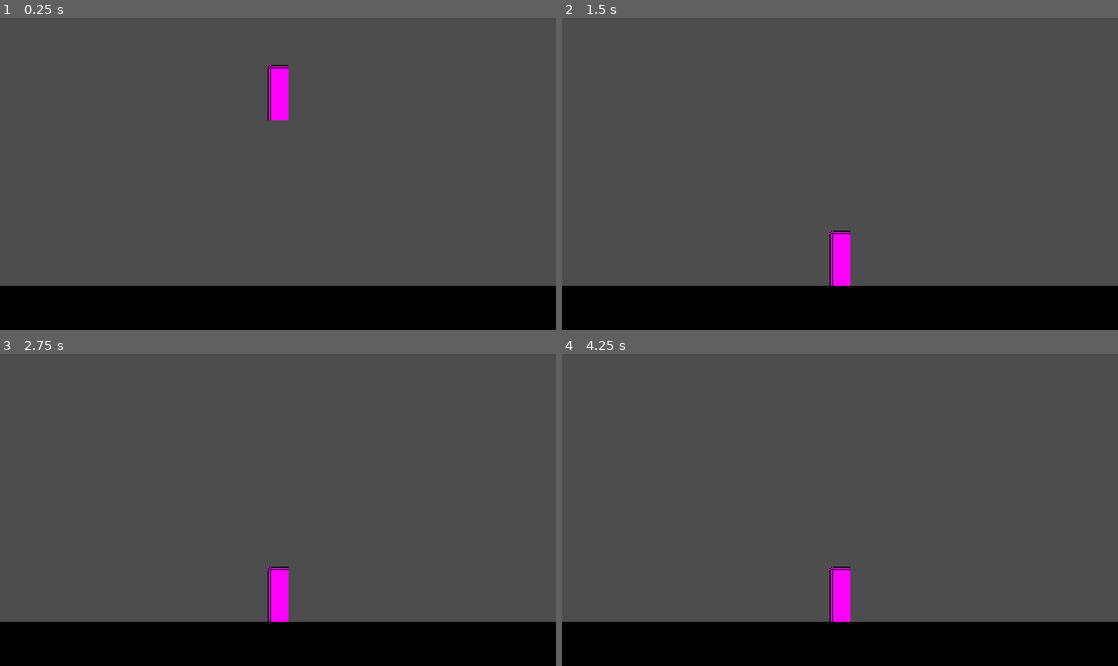
Above: before the commit, frames 1-4 (two rows, left to right).
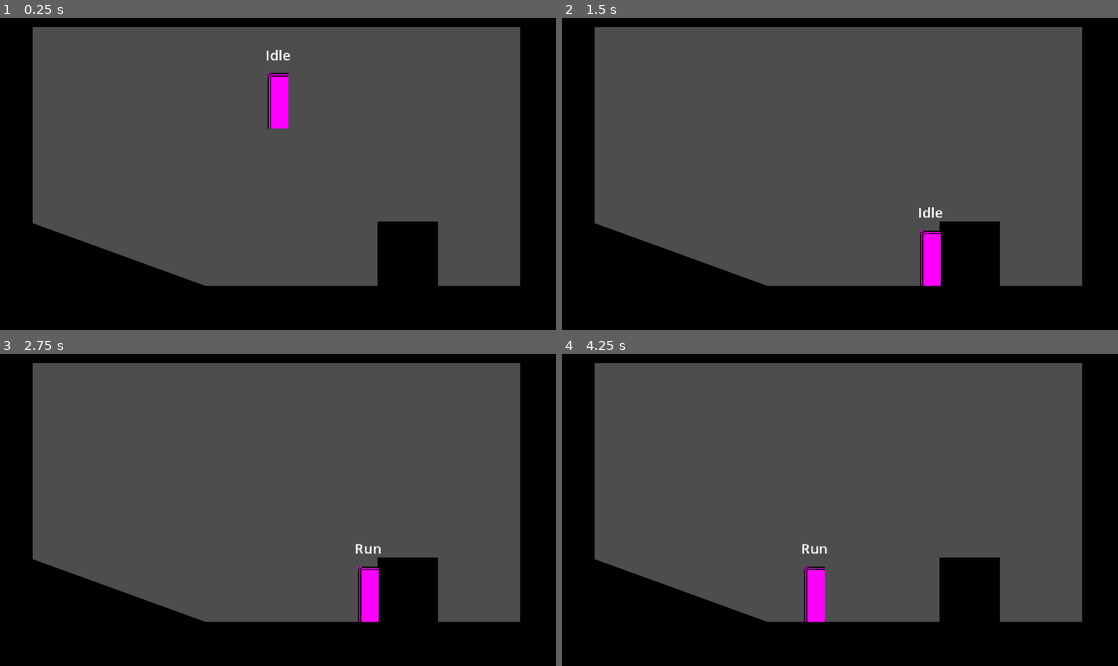
Above: after the commit, the same moments.

Repository: starssoulss/Metroidvania
Game: Godot game, scene res://playground.tscn
Same seed, same stepped clock (60 frames per second), same inputs: the game is played once before the commit and once after it.
Inputs:
- Up to frame 1 (0.25 s): no input
- Up to frame 2 (1.5 s): hold Right (right) 0.53-1.28 s; hold Down (down) from 1.28 s (still down)
- Up to frame 3 (2.75 s): tap Enter at 2 s; release Down (down) at 2.03 s; hold Right (right) from 2.03 s (still down)
- Up to frame 4 (4.25 s): tap Space at 2.75 s; release Right (right) at 2.78 s; hold Up (up) 2.78-3.53 s; tap Enter at 3.5 s; hold Left (left) from 3.53 s (still down)

The runs differ from the first frame. In frame 1, 19% of the frame differs, in the area x 0-100%, y 0-86%; in frame 2, 20%; in frame 3, 20%; in frame 4, 20%.

Commit message:
第一章第3节：奔跑和静止状态

Diff:
--- a/metroidvanid/player/player.tscn
+++ b/metroidvanid/player/player.tscn
@@ -24,7 +24,26 @@
 [node name="States" type="Node" parent="."]
 
 [node name="Idle" type="Node" parent="States"]
+unique_name_in_owner = true
 script = ExtResource("2_rkbax")
 
 [node name="Run" type="Node" parent="States"]
+unique_name_in_owner = true
 script = ExtResource("3_g1dw6")
+
+[node name="Label" type="Label" parent="."]
+anchors_preset = 3
+anchor_left = 1.0
+anchor_top = 1.0
+anchor_right = 1.0
+anchor_bottom = 1.0
+offset_left = -48.0
+offset_top = -72.0
+offset_right = 48.0
+offset_bottom = -49.0
+grow_horizontal = 0
+grow_vertical = 0
+size_flags_horizontal = 4
+theme_override_font_sizes/font_size = 12
+text = "label"
+horizontal_alignment = 1
--- a/metroidvanid/player/scripts/player.gd
+++ b/metroidvanid/player/scripts/player.gd
@@ -1,5 +1,6 @@
 class_name Player extends CharacterBody2D
 
+@export var move_speed : float = 150
 
 #region ///状态机变量
 var states : Array[ PlayState ] #状态数组，初始获得所有，后续只保留当前及上一个状态
@@ -65,6 +66,8 @@
 
 	#设置第一个状态，本例中为Idle
 	change_state( current_state )
+	current_state.enter()
+	$Label.text = current_state.name
 
 	pass
 
@@ -85,17 +88,21 @@
 		pass
 
 	#将新状态置入状态数组首项
-	states.append( new_state )
+	states.push_front( new_state )
 	#进入当前状态
 	current_state.enter()
 	#保持状态数组只有3个项
 	states.resize( 3 )
+	$Label.text = current_state.name
 	pass
 
+#方向更新函数
 func update_direction() -> void:
 	#var prev_direction : Vector2 = direction
 
 	#根据输入获得新的方向
-	direction = Input.get_vector( "left", "right", "up", "down" )
+	var x_axis = Input.get_axis("left", "right")
+	var y_axis = Input.get_axis("down", "up")
+	direction = Vector2(x_axis, y_axis)
 
 	pass
--- a/metroidvanid/player/states/00_player_state.gd
+++ b/metroidvanid/player/states/00_player_state.gd
@@ -5,7 +5,9 @@
 var next_state : PlayState
 
 #region ///所有其他状态的索引
-
+#使用唯一标识方便访问
+@onready var idle: PlayStateIdle = %Idle
+@onready var run: PlayStateRun = %Run
 #endregion
 
 #状态初始化函数
--- a/metroidvanid/player/states/idle.gd
+++ b/metroidvanid/player/states/idle.gd
@@ -17,7 +17,21 @@
 	pass
 
 
-
 #状态处理输入函数,需要传入输入事件
 func handle_input( _event : InputEvent ) -> PlayState:
 	return next_state
+
+#状态帧渲染处理函数
+func process( _delta: float) -> PlayState:
+	if player.direction.x != 0:
+		return run
+	return next_state
+
+
+
+
+#状态物理渲染处理函数
+func physics_process( _delta: float) -> PlayState:
+	#水平向量=0
+	player.velocity.x = 0
+	return next_state
--- a/metroidvanid/player/states/run.gd
+++ b/metroidvanid/player/states/run.gd
@@ -1,5 +1,4 @@
 class_name PlayStateRun extends PlayState
-
 
 
 
@@ -21,3 +20,20 @@
 #状态处理输入函数,需要传入输入事件
 func handle_input( _event : InputEvent ) -> PlayState:
 	return next_state
+
+
+
+#状态帧渲染处理函数
+func process( _delta: float) -> PlayState:
+	if player.direction.x == 0:
+		return idle
+	return next_state
+
+
+
+
+#状态物理渲染处理函数
+func physics_process( _delta: float) -> PlayState:
+	#水平向量等于水平朝向*100
+	player.velocity.x = player.direction.x * player.move_speed
+	return next_state
--- a/metroidvanid/playground.tscn
+++ b/metroidvanid/playground.tscn
@@ -25,5 +25,68 @@
 [node name="CollisionShape2D" type="CollisionShape2D" parent="Sprite2D/StaticBody2D"]
 shape = SubResource("RectangleShape2D_edjgo")
 
+[node name="Sprite2D2" type="Sprite2D" parent="."]
+position = Vector2(96.000015, 231.99998)
+rotation = 0.34906584
+scale = Vector2(5.806311, 1.75)
+texture = SubResource("GradientTexture2D_rupst")
+
+[node name="StaticBody2D" type="StaticBody2D" parent="Sprite2D2"]
+
+[node name="CollisionShape2D" type="CollisionShape2D" parent="Sprite2D2/StaticBody2D"]
+shape = SubResource("RectangleShape2D_edjgo")
+
+[node name="Sprite2D3" type="Sprite2D" parent="."]
+position = Vector2(352, 204)
+scale = Vector2(1.6250004, 1.75)
+texture = SubResource("GradientTexture2D_rupst")
+
+[node name="StaticBody2D" type="StaticBody2D" parent="Sprite2D3"]
+
+[node name="CollisionShape2D" type="CollisionShape2D" parent="Sprite2D3/StaticBody2D"]
+shape = SubResource("RectangleShape2D_edjgo")
+
+[node name="Sprite2D4" type="Sprite2D" parent="."]
+position = Vector2(-4.212188e-06, 132.36362)
+rotation = 1.5707964
+scale = Vector2(9.727273, 1.75)
+texture = SubResource("GradientTexture2D_rupst")
+
+[node name="StaticBody2D" type="StaticBody2D" parent="Sprite2D4"]
+
+[node name="CollisionShape2D" type="CollisionShape2D" parent="Sprite2D4/StaticBody2D"]
+shape = SubResource("RectangleShape2D_edjgo")
+
+[node name="Sprite2D5" type="Sprite2D" parent="."]
+position = Vector2(240.00002, 260)
+scale = Vector2(15.75, 1.75)
+texture = SubResource("GradientTexture2D_rupst")
+
+[node name="StaticBody2D" type="StaticBody2D" parent="Sprite2D5"]
+
+[node name="CollisionShape2D" type="CollisionShape2D" parent="Sprite2D5/StaticBody2D"]
+shape = SubResource("RectangleShape2D_edjgo")
+
+[node name="Sprite2D6" type="Sprite2D" parent="."]
+position = Vector2(477, 133.72726)
+rotation = 1.5707964
+scale = Vector2(9.642045, 1.75)
+texture = SubResource("GradientTexture2D_rupst")
+
+[node name="StaticBody2D" type="StaticBody2D" parent="Sprite2D6"]
+
+[node name="CollisionShape2D" type="CollisionShape2D" parent="Sprite2D6/StaticBody2D"]
+shape = SubResource("RectangleShape2D_edjgo")
+
+[node name="Sprite2D7" type="Sprite2D" parent="."]
+position = Vector2(240, -20)
+scale = Vector2(15.75, 1.75)
+texture = SubResource("GradientTexture2D_rupst")
+
+[node name="StaticBody2D" type="StaticBody2D" parent="Sprite2D7"]
+
+[node name="CollisionShape2D" type="CollisionShape2D" parent="Sprite2D7/StaticBody2D"]
+shape = SubResource("RectangleShape2D_edjgo")
+
 [node name="Player" parent="." instance=ExtResource("1_rupst")]
-position = Vector2(240, 56)
+position = Vector2(240, 62.99994)
